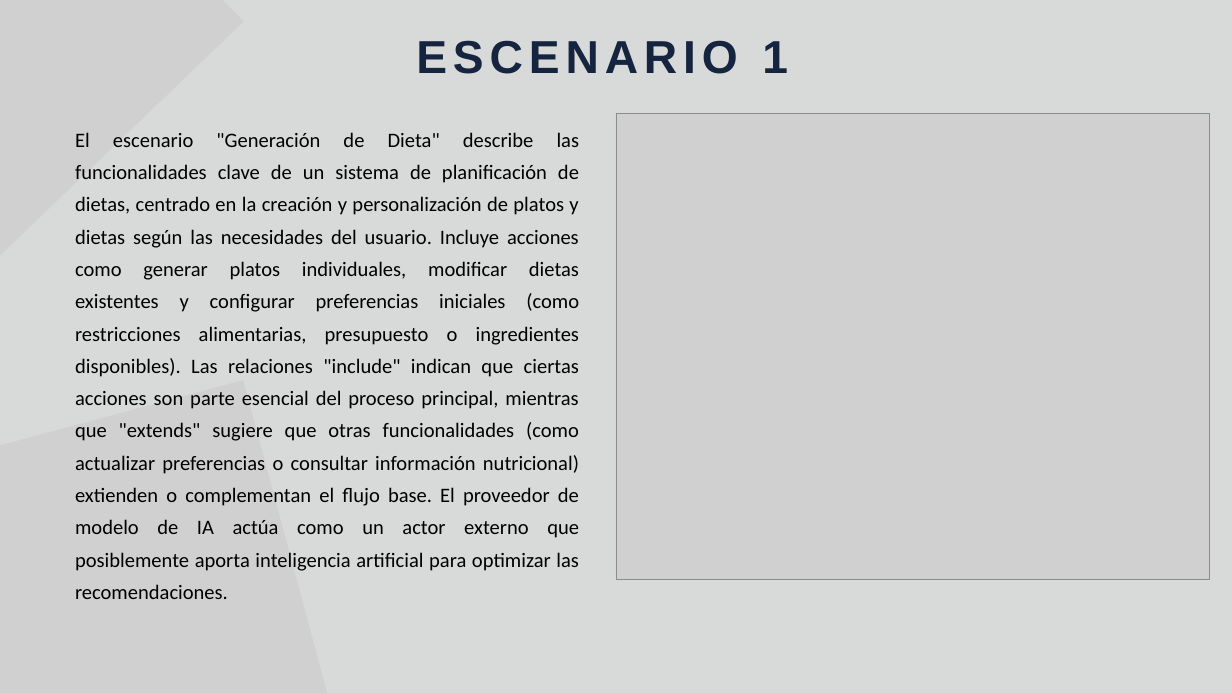
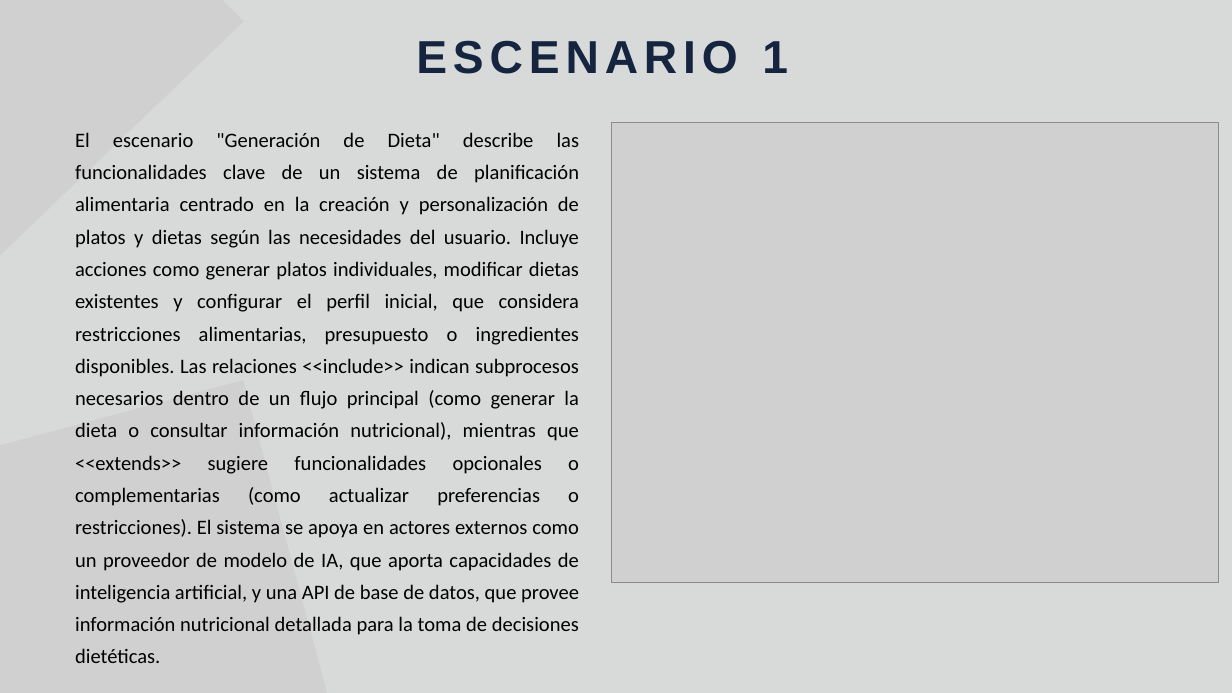
Before and after one commit to Jucer74/SoftwareArchitecture, a slide deck: slide 17 of Project/Views/NutrIA.views.pptx (slide 15 before the commit). Drawn at 1232x693 pixels with LibreOffice and Linux fonts; fonts in the diff are those of the drawing; grey boxes stand for pictures. Boxes give left, top, right and bottom in pixels: in the first picture for what was removed or moved away, otherwise in the second. Text is boxed around its words. In the diff, an @@ line names an element or a change of style, - is before the commit and + after.

```diff
--- a/Project/Views/NutrIA.views.pptx
+++ b/Project/Views/NutrIA.views.pptx
@@ text at (x1=75, y1=132, x2=580, y2=663): text changed @@
-El escenario "Generación de Dieta" describe las funcionalidades clave de un sistema de planificación de dietas, centrado en la creación y personalización de platos y dietas según las necesidades del usuario. Incluye acciones como generar platos individuales, modificar dietas existentes y configurar preferencias iniciales (como restricciones alimentarias, presupuesto o ingredientes disponibles). Las relaciones "include" indican que ciertas acciones son parte esencial del proceso principal, mientras que "extends" sugiere que otras funcionalidades (como actualizar preferencias o consultar información nutricional) extienden o complementan el flujo base. El proveedor de modelo de IA actúa como un actor externo que posiblemente aporta inteligencia artificial para optimizar las recomendaciones.
+El escenario "Generación de Dieta" describe las funcionalidades clave de un sistema de planificación alimentaria centrado en la creación y personalización de platos y dietas según las necesidades del usuario. Incluye acciones como generar platos individuales, modificar dietas existentes y configurar el perfil inicial, que considera restricciones alimentarias, presupuesto o ingredientes disponibles. Las relaciones <<include>> indican subprocesos necesarios dentro de un flujo principal (como generar la dieta o consultar información nutricional), mientras que <<extends>> sugiere funcionalidades opcionales o complementarias (como actualizar preferencias o restricciones). El sistema se apoya en actores externos como un proveedor de modelo de IA, que aporta capacidades de inteligencia artificial, y una API de base de datos, que provee información nutricional detallada para la toma de decisiones dietéticas.
@@ picture resized from (x1=616, y1=113, x2=1210, y2=580) to (x1=612, y1=123, x2=1218, y2=583) @@
```
Also in this commit, not shown: 6 other slides changed, 8 slides added, 3 slides removed.
